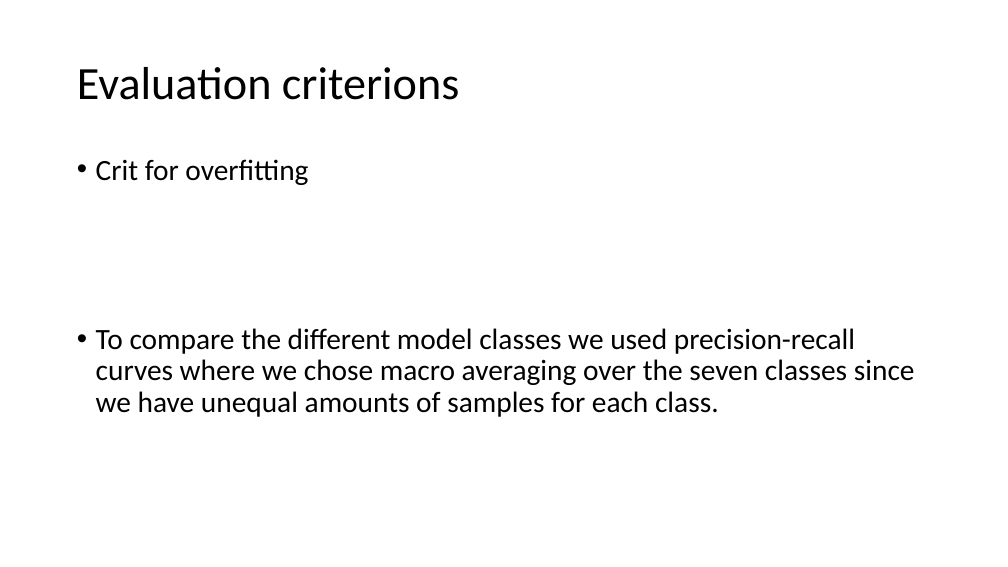
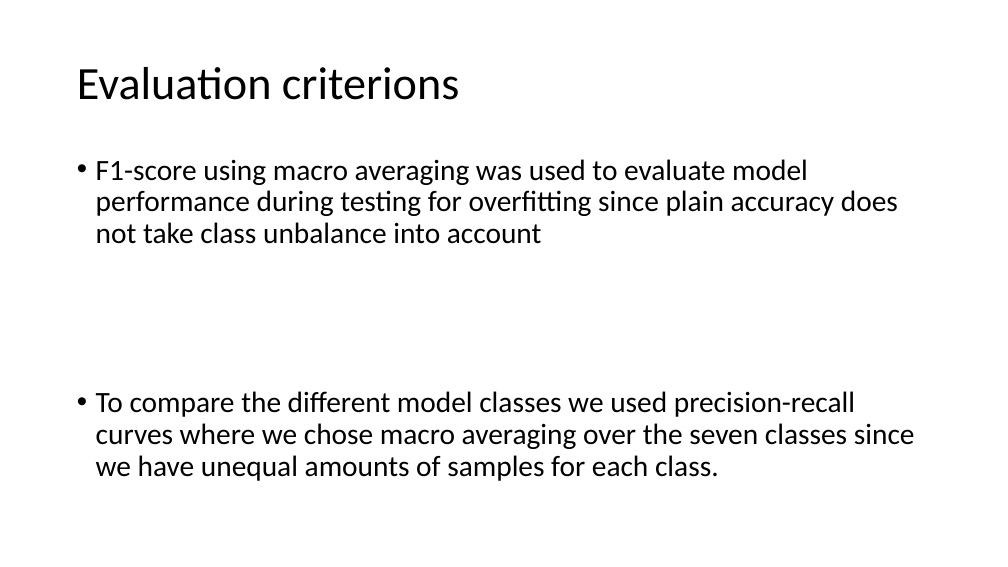
Before and after one commit to sandroassek/SS23_UE_MLPC, a slide deck: slide 6 of Task 3 (1).pptx. Drawn at 1008x567 pixels with LibreOffice and Linux fonts; fonts in the diff are those of the drawing. Boxes give left, top, right and bottom in pixels: in the first picture for what was removed or moved away, otherwise in the second. Text is boxed around its words. In the diff, an @@ line names an element or a change of style, - is before the commit and + after.

```diff
--- a/Task 3 (1).pptx
+++ b/Task 3 (1).pptx
@@ text at [96,159,898,244]: text changed @@
-• Crit for overfitting
+• F1-score using macro averaging was used to evaluate model performance during testing for overfitting since plain accuracy does not take class unbalance into account
```
Also in this commit, not shown: 1 other slide changed.
